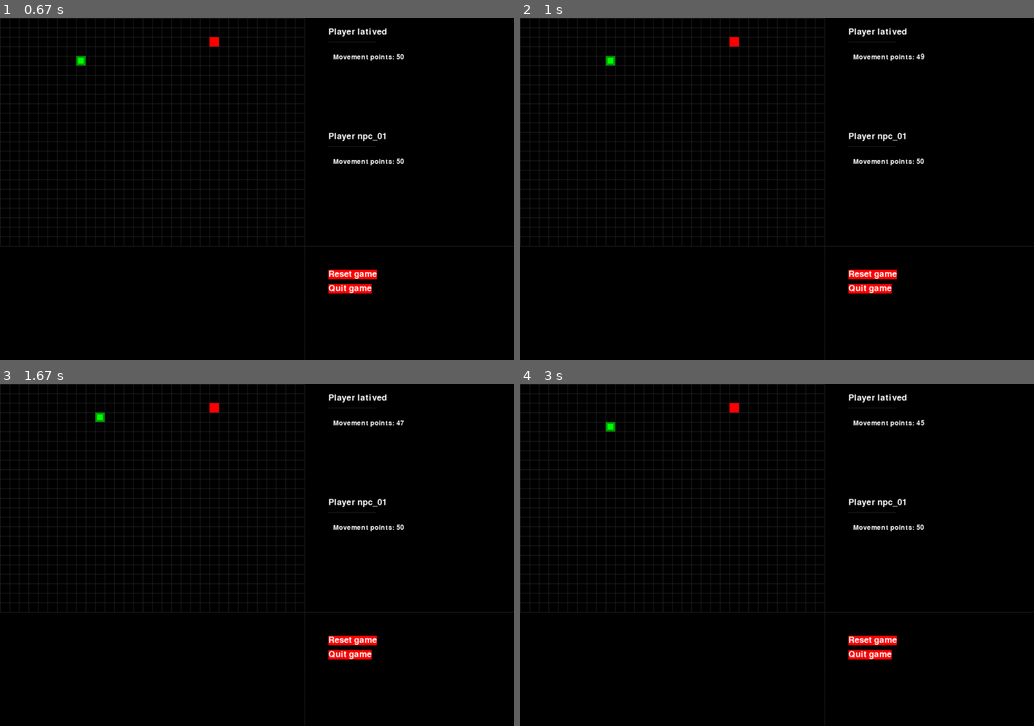
Above: before the commit, frames 1-4 (two rows, left to right).
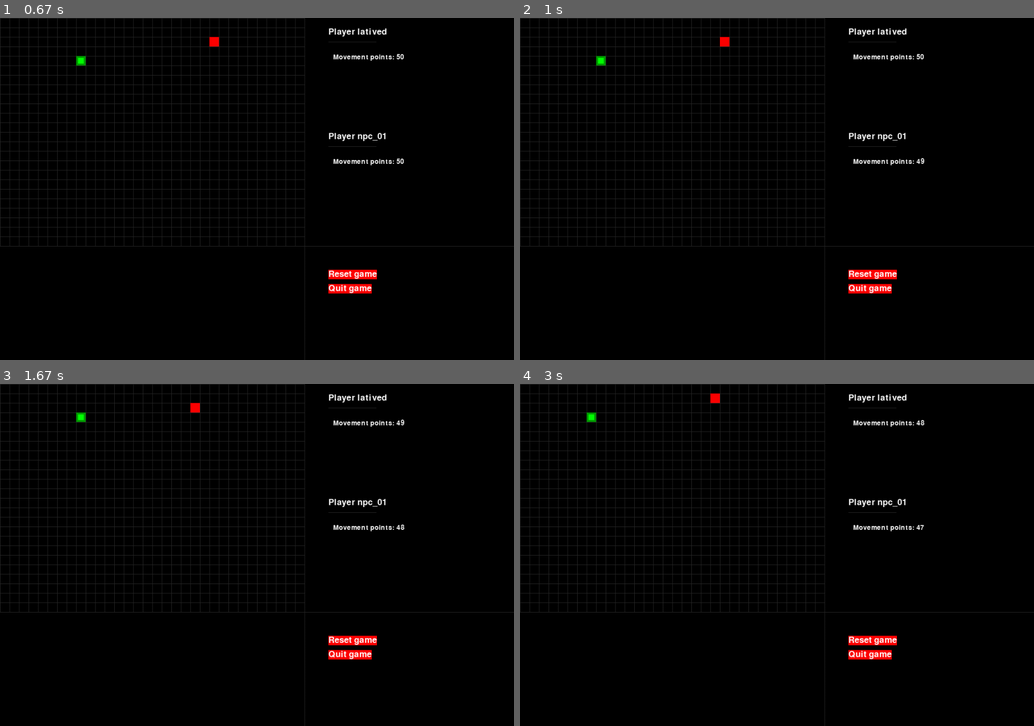
Above: after the commit, the same moments.

Repository: latived/ia2-p1
Game: pygame game, started from game.py
Same seed, same stepped clock (60 frames per second), same inputs: the game is played once before the commit and once after it.
Inputs:
- Up to frame 1 (0.67 s): tap Enter at 0.33 s
- Up to frame 2 (1 s): hold Right from 0.67 s (still down)
- Up to frame 3 (1.67 s): release Right at 1.13 s; hold Up 1.17-1.47 s; hold Right from 1.5 s (still down)
- Up to frame 4 (3 s): release Right at 2.03 s; hold Left 2.07-2.73 s; hold Down from 2.77 s (still down)

Frame 1 is identical in both runs. In frame 2, 0.3% of the frame differs, in the area x 14-79%, y 5-43%; in frame 3, 0.3%; in frame 4, 0.3%.

Commit message:
Added the concept of player turn to the game.

Diff:
--- a/game.py
+++ b/game.py
@@ -65,6 +65,8 @@
     npcPlayer = Player('npc_01', getRandomLocation(), 100, 50, None)
 
     gameStarted = False  # inhibit necessity for one move before the game starts
+
+    dotTurn = True # control if dot or npc can move
 
     while True: # main game loop
         direction = None  # inhibit continuous movement
@@ -87,11 +89,20 @@
 
         gameStarted = True  # not necessary anymore after the game starts
 
-        # move the dot by adding a segment in the direction it is moving
-        if move(direction, dotPlayer.position):  # only false at first game start
-            dotPlayer.movement_points -= 1
-
-        print(dotPlayer.position)
+        # TODO: put this print below in a log section at game window
+        # TODO: move again if the chosen move wasn't valid (ie, would pass the board edges)
+        if dotTurn:
+            # move the dot in the direction it is moving, obviously
+            if move(direction, dotPlayer.position):  # only false at first game start
+                dotPlayer.movement_points -= 1
+            print("{}: ({}, {})".format(dotPlayer.name, dotPlayer.position['x'], dotPlayer.position['y']))
+        else:
+            move(getRandomDirection(), npcPlayer.position)
+            npcPlayer.movement_points -= 1
+            print("{}: ({}, {})".format(npcPlayer.name, npcPlayer.position['x'], npcPlayer.position['y']))
+
+        # change turn
+        dotTurn = not dotTurn
 
         DISPLAYSURF.fill(BGCOLOR)
         drawGrid()
@@ -103,6 +114,11 @@
         FPSCLOCK.tick(FPS)
 
 
+def getRandomDirection():
+    directions = [UP, DOWN, LEFT, RIGHT]
+    return random.choice(directions)
+
+
 def move(direction, dotPosition):
 
     if not direction:
